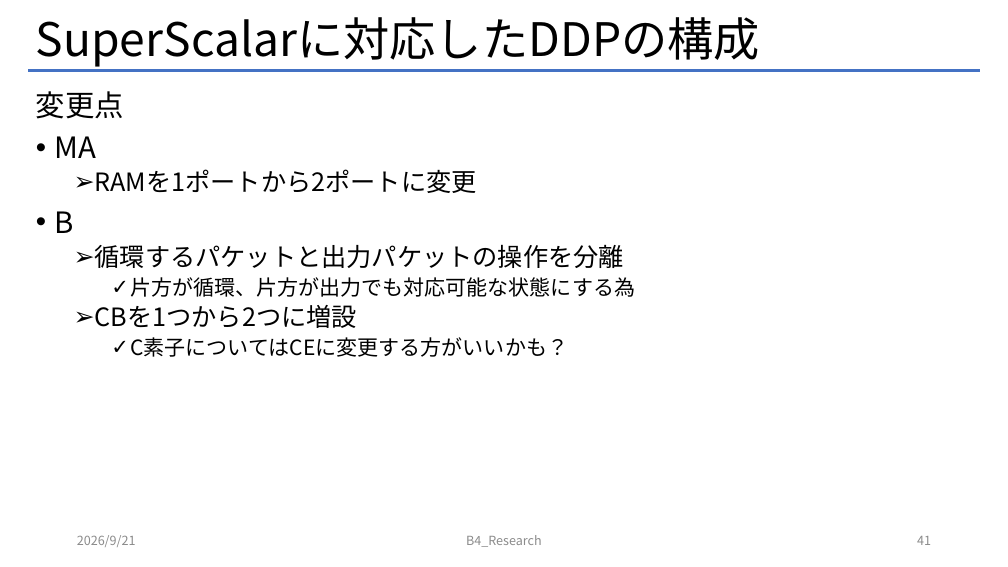
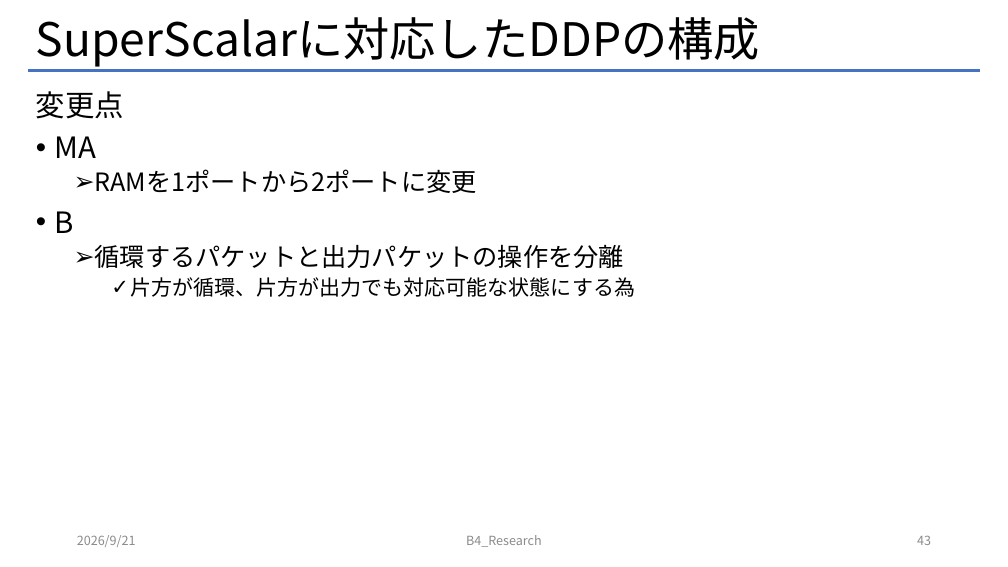
Before and after one commit to Mattya009/SuperScalar_DDP, a slide deck: slide 43 of DDP_SuperScalar.pptx (slide 41 before the commit). Drawn at 1008x567 pixels with LibreOffice and Linux fonts; fonts in the diff are those of the drawing. Boxes give left, top, right and bottom in pixels: in the first picture for what was removed or moved away, otherwise in the second. Text is boxed around its words. In the diff, an @@ line names an element or a change of style, - is before the commit and + after.

```diff
--- a/DDP_SuperScalar.pptx
+++ b/DDP_SuperScalar.pptx
@@ text at (x1=95, y1=305, x2=568, y2=357): paragraphs removed @@
-  ➢ CBを1つから2つに増設
-    ✓ C素子についてはCEに変更する方がいいかも？
@@ page number at (x1=917, y1=536, x2=931, y2=545): text changed @@
-41
+43
```
Also in this commit, not shown: 3 other slides changed, 8 slides added, 2 other files.
